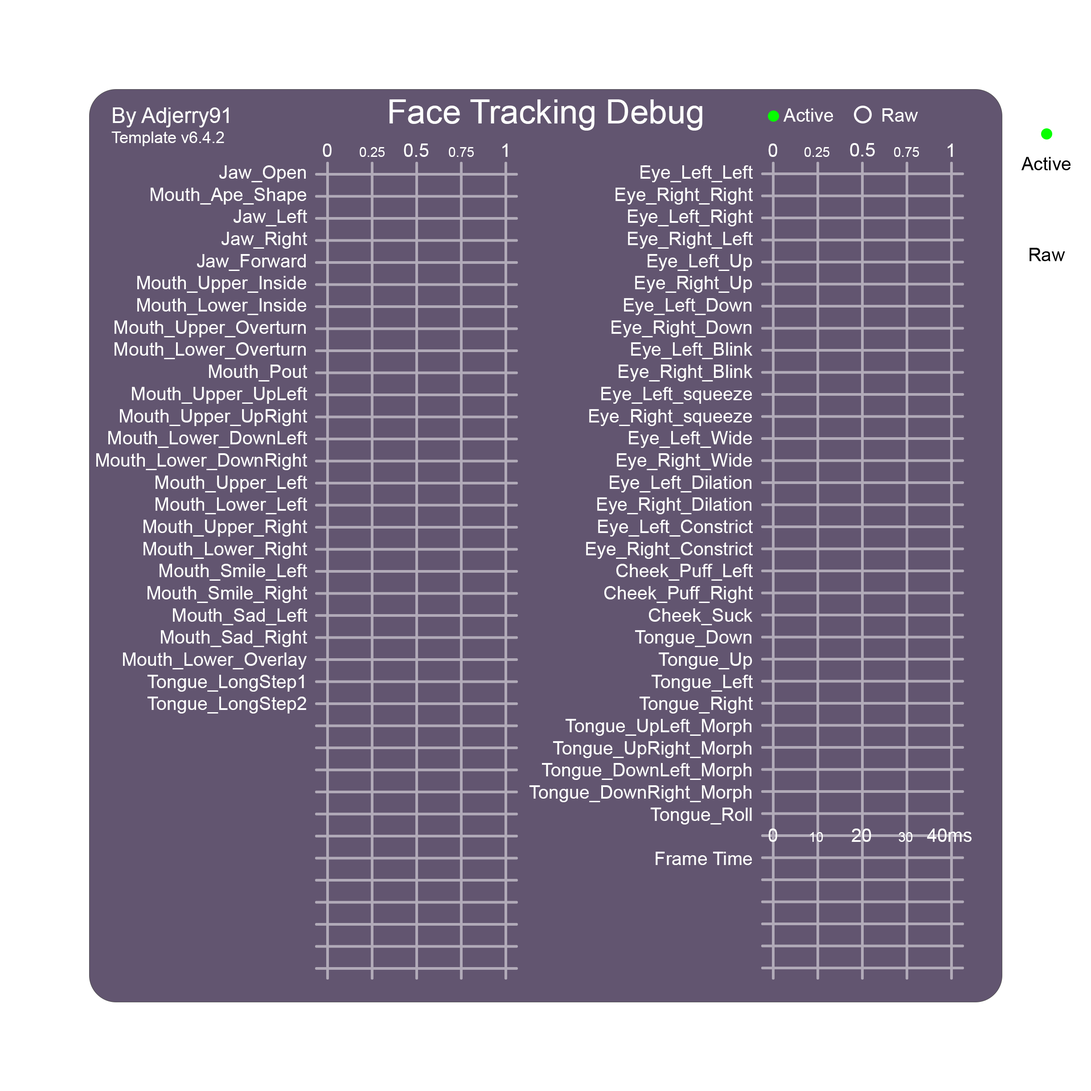
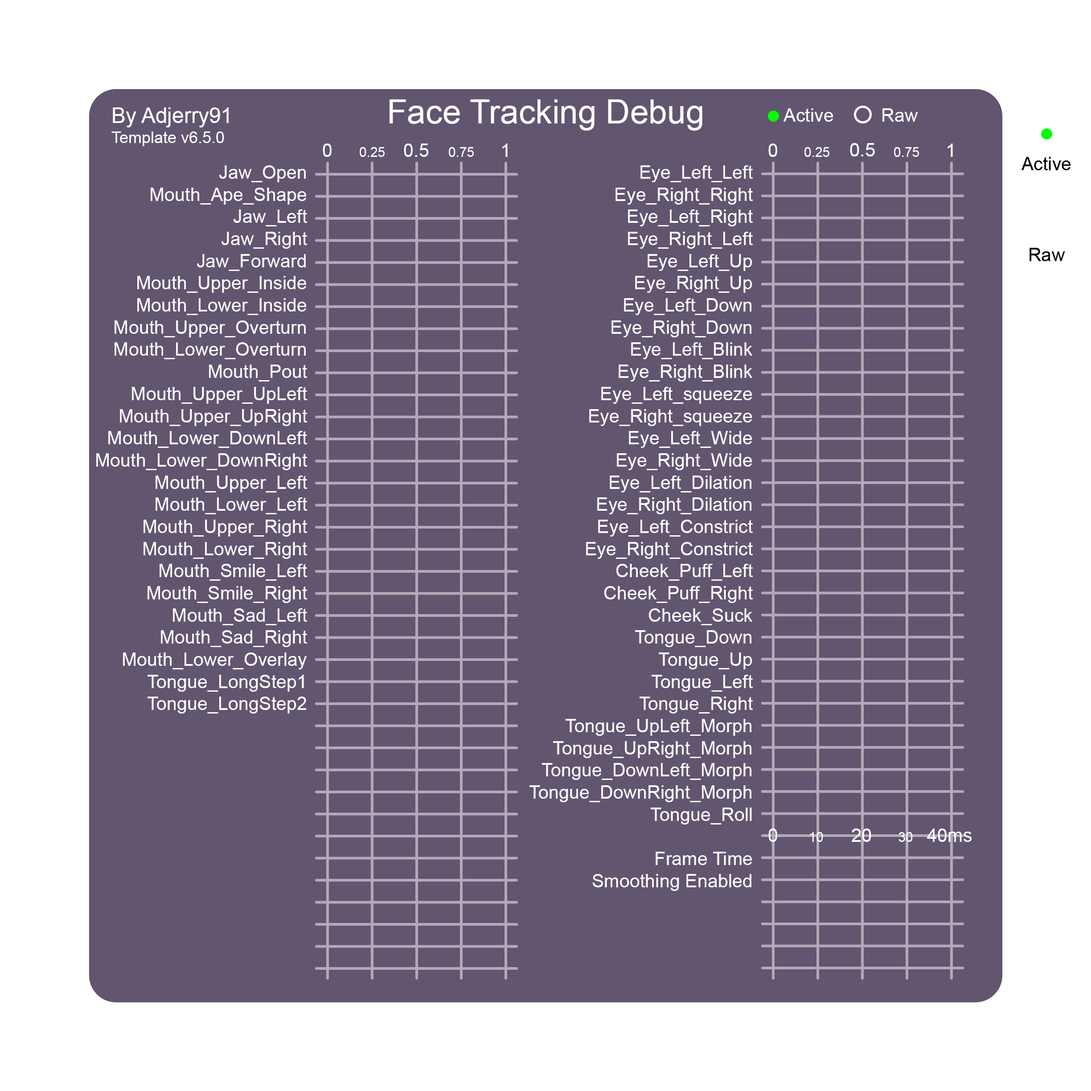
Layers edited between the first and the second 1091×1091 image:
painted on "Template Version" over [202, 131, 225, 144]
painted on "Shapekeys" (1st of 2, in "Column 2" › "Text") over [592, 874, 752, 892]
